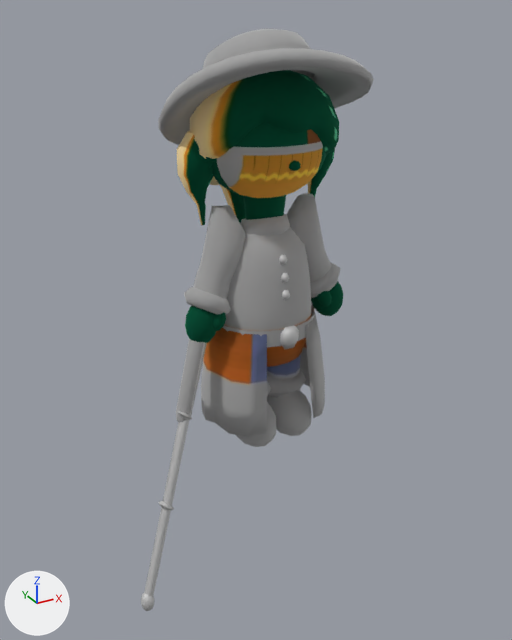
Renders of the glTF model art/characters/ines.glb from each side of a commit.
Rendered twice from a camera (50 mm lens) standing at (-1.51, -2.66, 1.94) and looking at (-0.06, -0.04, 0.63). The lights are fixed; the arrows at lower left show +X, +Y and +Z. The older version comes first. Vertices at exactly the same position are counted once.

Script lines for the objects in view, before the commit:
```python
me_body = bpy.data.meshes.new('Body')
me_body.from_pydata(...)  # 2497 vertices, 4573 faces; spans x -0.45..0.45, y -0.4..0.41, z 0.01..1.87
# faces by material slot: [2426, 1268, 95, 784]
me_body.materials.append(mat_outfit)  # picture img_ines_atlas
me_body.materials.append(mat_skin)  # picture img_ines_atlas
me_body.materials.append(mat_metal)  # picture img_ines_atlas
me_body.materials.append(mat_hair)  # picture img_ines_atlas
me_weapon = bpy.data.meshes.new('Weapon')
me_weapon.from_pydata(...)  # 132 vertices, 242 faces; spans x -0.77..-0.12, y -0.25..0.07, z -0.65..1.1
# faces by material slot: [96, 146]
me_weapon.materials.append(mat_outfit)  # picture img_ines_atlas
me_weapon.materials.append(mat_metal)  # picture img_ines_atlas
ob_body = bpy.data.objects.new('Body', me_body)
ob_body.location = (0.0, 0.0, 0.0)
ob_weapon = bpy.data.objects.new('Weapon', me_weapon)
ob_weapon.location = (0.0, 0.0, 0.0)
```
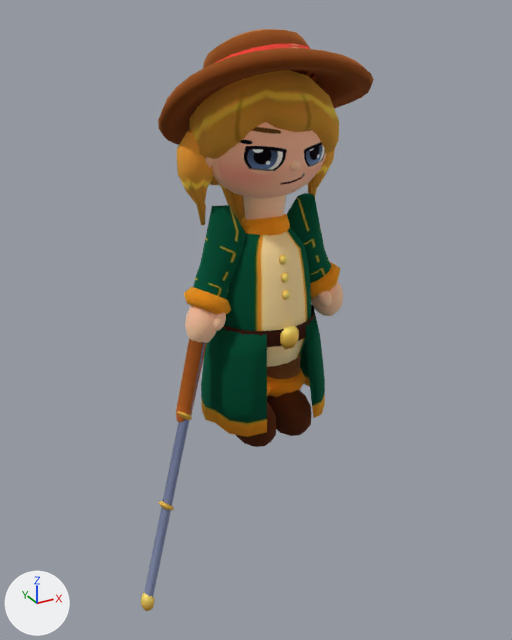
What differs and where, as boxes (x1, y1, x2, y2) in the pictures (512 x 640 px; the box of a moved part takes in the faces that stretch with it):
part 1 of me_body, moved or reshaped: before (205, 122, 327, 198); after (205, 157, 301, 349)
part 2 of me_body, moved or reshaped: before (279, 255, 299, 349); after (217, 122, 327, 197)
part 3 of me_body, surface changed: (158, 29, 374, 447) in both
part 4 of me_body, recoloured: before (279, 258, 290, 297); after (230, 144, 323, 165)
part 5 of me_weapon, surface changed (darker): (141, 339, 207, 611) in both

The change in detail:
Picture 'ines_face' (img_ines_face) is new.
Material 'Face' (mat_face) is new.
Its texture is img_ines_face.
Its metallic is 1.0.
Its roughness is 0.951.
me_body has 2497 vertices, 4573 faces and spans x -0.45..0.45, y -0.4..0.41, z 0.01..1.87.
me_body is used by ob_body; location (0.0, 0.0, 0.0).
me_body part 1: 218 of 2497 vertices moved; they spanned x -0.31..0.31, y -0.26..0.05, z 1.2..1.67 and now span x -0.31..0.31, y -0.26..0.05, z 0.55..1.67; mean shift (0.0, -0.01, -0.19); largest move (-0.27, 0.05, 1.4) -> (0.02, -0.26, 0.59).
me_body part 2: 63 of 2497 vertices moved; they spanned x -0.05..0.05, y -0.26..-0.16, z 0.55..0.97 and now span x -0.23..0.23, y -0.25..-0.09, z 1.22..1.65; mean shift (0.0, 0.03, 0.66); largest move (0.02, -0.26, 0.63) -> (0.23, -0.13, 1.37).
me_body part 3: 4078 kept faces spanning x -0.45..0.45, y -0.4..0.41, z 0.01..1.87 get new texture (UV) coordinates.
me_body part 4: 8 faces spanning x -0.23..0.22, y -0.24..-0.09, z 1.22..1.65 switch from mat_metal (picture img_ines_atlas) to mat_face (picture img_ines_face).
me_weapon has 132 vertices, 242 faces and spans x -0.77..-0.12, y -0.25..0.07, z -0.65..1.1.
me_weapon is used by ob_weapon; location (0.0, 0.0, 0.0).
me_weapon part 5: texture (UV) coordinates of 242 of 242 faces, centred in x -0.77..-0.13, y -0.24..0.06, z -0.64..1.09, changed; they spanned u 0.23..0.53, v 0.67..0.93 and now span u 0.6..0.96, v 0.23..0.49.
